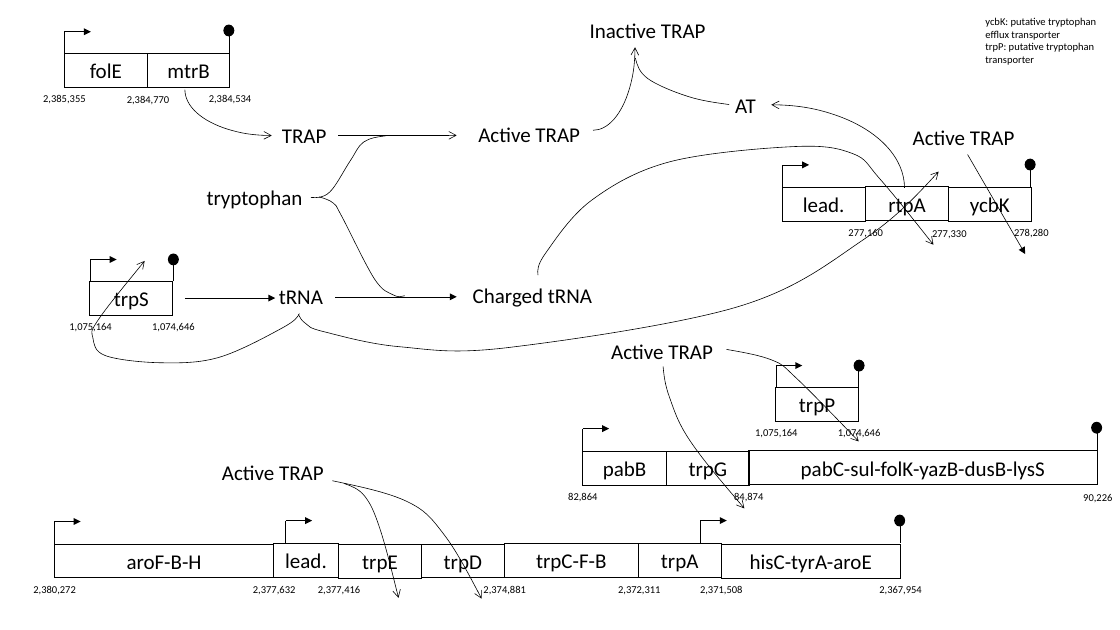
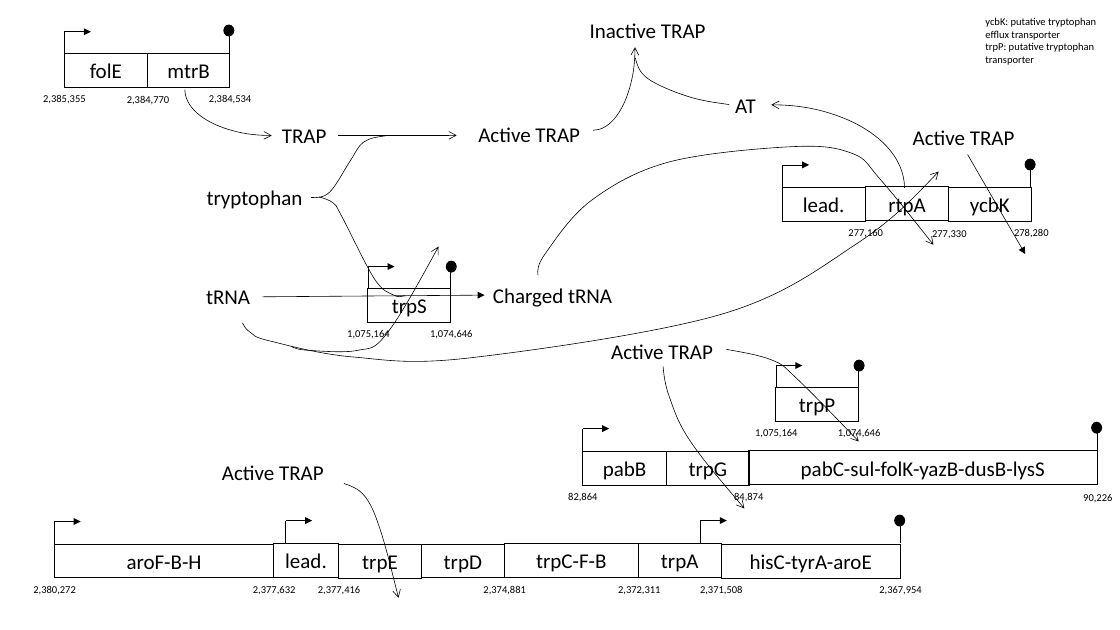
Before and after one commit to yexilein/doc_bipsim, a slide deck: slide 1 of imsvBacteriaSimulatorSpecification/figure/trpGene.pptx. Drawn at 1120x630 pixels with LibreOffice and Linux fonts; fonts in the diff are those of the drawing. Boxes give left, top, right and bottom in pixels: in the first picture for what was removed or moved away, otherwise in the second. Text is boxed around its words. In the diff, an @@ line names an element or a change of style, - is before the commit and + after.

```diff
--- a/imsvBacteriaSimulatorSpecification/figure/trpGene.pptx
+++ b/imsvBacteriaSimulatorSpecification/figure/trpGene.pptx
@@ freeform shape: place and size @@
-freeform shape at [298, 171, 939, 351]
+freeform shape at [243, 171, 939, 361]
@@ freeform shape: place and size @@
-freeform shape at [92, 261, 299, 363]
+freeform shape at [292, 247, 439, 352]
@@ ellipse: place and size @@
-ellipse at [169, 255, 179, 266]
+ellipse at [446, 261, 456, 272]
@@ 2 lines, 1 rectangle, 1 text, 1 arrow: place and size @@
-2 lines, 1 rectangle, 1 text, 1 arrow at [69, 259, 173, 333]
+2 lines, 1 rectangle, 1 text, 1 arrow at [347, 266, 451, 340]
@@ arrow removed from (185, 298) to (276, 298) @@
@@ text "tRNA": place and size @@
-text "tRNA" at [279, 290, 323, 304]
+text "tRNA" at [206, 290, 250, 304]
@@ arrow moved from (335, 297) - (457, 297) to (262, 297) - (485, 295) @@
@@ text "Charged tRNA": place and size @@
-text "Charged tRNA" at [473, 288, 592, 307]
+text "Charged tRNA" at [493, 288, 612, 307]
@@ text "1,074,646": place and size @@
-text "1,074,646" at [152, 323, 194, 331]
+text "1,074,646" at [430, 330, 472, 338]
@@ freeform shape removed at [333, 481, 482, 598] @@
```
Also in this commit, not shown: 2 other files.
